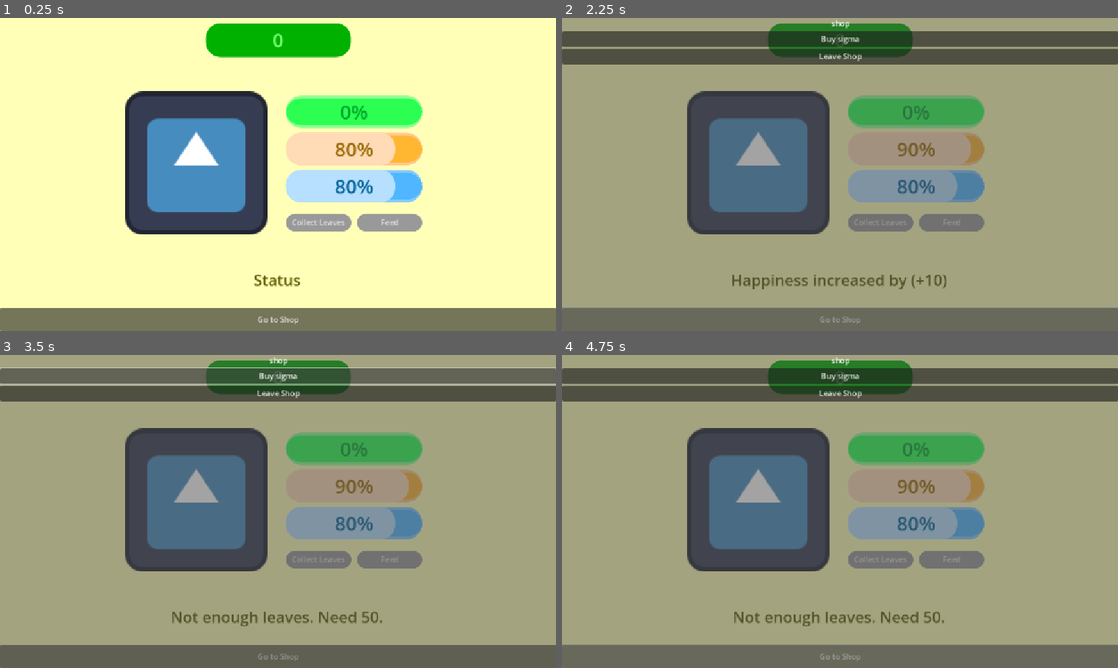
Above: before the commit, frames 1-4 (two rows, left to right).
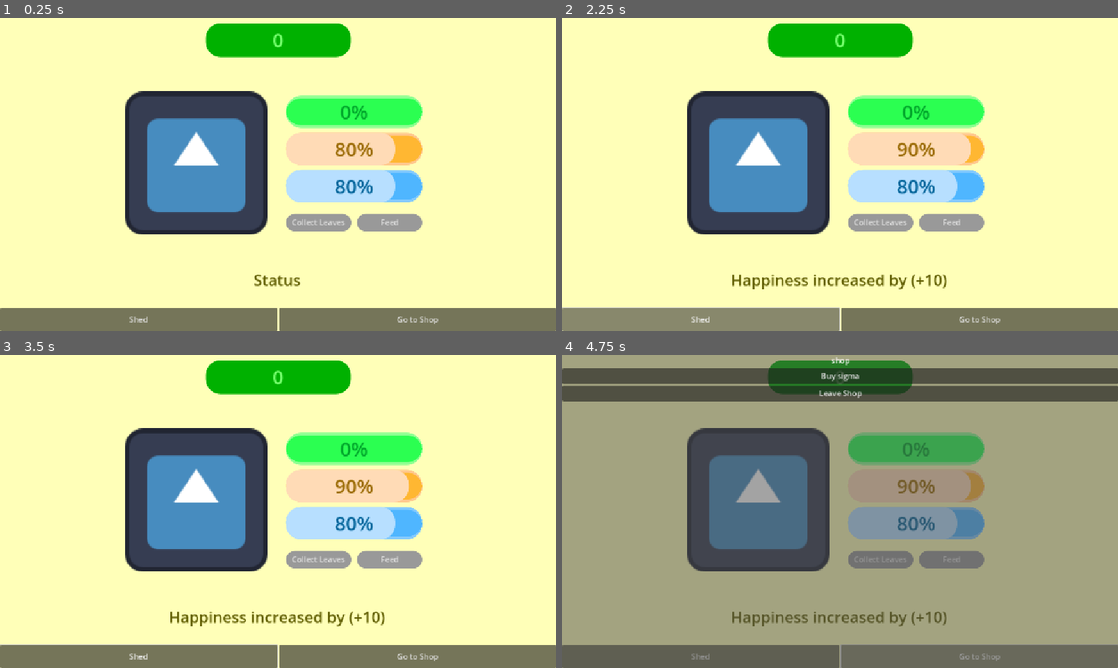
Above: after the commit, the same moments.

Repository: A-coder152/autumn-spirit
Game: Godot game, scene res://scenes/main.tscn
Same seed, same stepped clock (60 frames per second), same inputs: the game is played once before the commit and once after it. The engine's default icon, where the game draws it, is replaced by a stand-in: a white triangle on a blue panel in a dark square.
Inputs (mouse positions are in pixels of both pictures, inside the frame that each line leads up to):
- Up to frame 1 (0.25 s): no input
- Up to frame 2 (2.25 s): click "Collect Leaves" at 0.5 s; click "Feed" at 1.25 s; click (701, 318) at 2 s, where only the run after the commit has a clickable "Shed"
- Up to frame 3 (3.5 s): click (278, 376) at 2.75 s, where only the run before the commit has a clickable "Buy sigma"
- Up to frame 4 (4.75 s): click (840, 392) at 3.5 s, where only the run before the commit has a clickable "Leave Shop"; click "Go to Shop" at 4.25 s

The runs differ from the first frame. In frame 1, 0.2% of the frame differs, in the area x 23-79%, y 92-100%; in frame 2, 90%, in the area x 0-100%, y 0-100%; in frame 3, 87%; in frame 4, 0.9%.
Error before the commit: Invalid operands 'float' and 'Nil' in operator '-'. (res://scripts/GameManager.gd:103)
Error after the commit: Invalid operands 'float' and 'Nil' in operator '-'. (res://scripts/GameManager.gd:107)

Commit message:
shed regen things

Diff:
--- a/scenes/main.tscn
+++ b/scenes/main.tscn
@@ -68,24 +68,19 @@
 corner_radius_bottom_right = 20
 corner_radius_bottom_left = 20
 
-[node name="Node2D" type="Node2D"]
-
-[node name="ColorRect" type="ColorRect" parent="."]
-custom_minimum_size = Vector2(1152, 648)
-color = Color(1, 1, 0.721569, 1)
-
-[node name="leaf guy" type="Sprite2D" parent="."]
-position = Vector2(406, 300)
-scale = Vector2(2.3125, 2.3125)
-texture = ExtResource("1_o5qli")
-
-[node name="UI" type="Control" parent="."]
+[node name="UI" type="Control"]
 custom_minimum_size = Vector2(1152, 648)
 layout_mode = 3
 anchors_preset = 0
 script = ExtResource("2_0wfyh")
 
-[node name="topbar" type="HBoxContainer" parent="UI"]
+[node name="ColorRect" type="ColorRect" parent="."]
+custom_minimum_size = Vector2(1152, 648)
+offset_right = 1152.0
+offset_bottom = 648.0
+color = Color(1, 1, 0.721569, 1)
+
+[node name="topbar" type="HBoxContainer" parent="."]
 custom_minimum_size = Vector2(1152, 0)
 layout_mode = 0
 offset_top = 10.0
@@ -93,12 +88,12 @@
 offset_bottom = 80.0
 alignment = 1
 
-[node name="leaves" type="Panel" parent="UI/topbar"]
+[node name="leaves" type="Panel" parent="topbar"]
 custom_minimum_size = Vector2(300, 0)
 layout_mode = 2
 theme_override_styles/panel = SubResource("StyleBoxFlat_tipki")
 
-[node name="Label" type="Label" parent="UI/topbar/leaves"]
+[node name="Label" type="Label" parent="topbar/leaves"]
 layout_mode = 1
 anchors_preset = 15
 anchor_right = 1.0
@@ -111,7 +106,7 @@
 horizontal_alignment = 1
 vertical_alignment = 1
 
-[node name="vbox" type="VBoxContainer" parent="UI"]
+[node name="vbox" type="VBoxContainer" parent="."]
 layout_mode = 1
 anchors_preset = 15
 anchor_right = 1.0
@@ -124,10 +119,10 @@
 grow_vertical = 2
 theme_override_constants/separation = 10
 
-[node name="leafbar" type="HBoxContainer" parent="UI/vbox"]
-layout_mode = 2
-
-[node name="ProgressBar" type="ProgressBar" parent="UI/vbox/leafbar"]
+[node name="leafbar" type="HBoxContainer" parent="vbox"]
+layout_mode = 2
+
+[node name="ProgressBar" type="ProgressBar" parent="vbox/leafbar"]
 layout_mode = 2
 size_flags_horizontal = 3
 theme_override_colors/font_color = Color(0, 0.641147, 0.165371, 1)
@@ -137,10 +132,10 @@
 max_value = 300.0
 value = 50.0
 
-[node name="happiness" type="HBoxContainer" parent="UI/vbox"]
-layout_mode = 2
-
-[node name="ProgressBar" type="ProgressBar" parent="UI/vbox/happiness"]
+[node name="happiness" type="HBoxContainer" parent="vbox"]
+layout_mode = 2
+
+[node name="ProgressBar" type="ProgressBar" parent="vbox/happiness"]
 custom_minimum_size = Vector2(90, 0)
 layout_mode = 2
 size_flags_horizontal = 3
@@ -150,10 +145,10 @@
 theme_override_styles/fill = SubResource("StyleBoxFlat_jyhfs")
 value = 50.0
 
-[node name="Rest" type="HBoxContainer" parent="UI/vbox"]
-layout_mode = 2
-
-[node name="ProgressBar" type="ProgressBar" parent="UI/vbox/Rest"]
+[node name="Rest" type="HBoxContainer" parent="vbox"]
+layout_mode = 2
+
+[node name="ProgressBar" type="ProgressBar" parent="vbox/Rest"]
 layout_mode = 2
 size_flags_horizontal = 3
 theme_override_colors/font_color = Color(9.14484e-07, 0.388402, 0.600409, 1)
@@ -163,16 +158,16 @@
 theme_override_styles/fill = SubResource("StyleBoxFlat_sugp2")
 value = 50.0
 
-[node name="Control" type="Control" parent="UI/vbox"]
+[node name="Control" type="Control" parent="vbox"]
 layout_mode = 2
 size_flags_vertical = 3
 
-[node name="actions" type="HBoxContainer" parent="UI/vbox"]
+[node name="actions" type="HBoxContainer" parent="vbox"]
 custom_minimum_size = Vector2(0, 36)
 layout_mode = 2
 theme_override_constants/separation = 12
 
-[node name="collect" type="Button" parent="UI/vbox/actions"]
+[node name="collect" type="Button" parent="vbox/actions"]
 layout_mode = 2
 size_flags_horizontal = 3
 theme_override_styles/hover_pressed = SubResource("StyleBoxFlat_85g3d")
@@ -182,7 +177,7 @@
 text = "Collect Leaves
 "
 
-[node name="feed" type="Button" parent="UI/vbox/actions"]
+[node name="feed" type="Button" parent="vbox/actions"]
 layout_mode = 2
 size_flags_horizontal = 3
 theme_override_styles/hover_pressed = SubResource("StyleBoxFlat_85g3d")
@@ -191,7 +186,7 @@
 theme_override_styles/normal = SubResource("StyleBoxFlat_85g3d")
 text = "Feed"
 
-[node name="status" type="Label" parent="UI"]
+[node name="status" type="Label" parent="."]
 layout_mode = 2
 offset_left = 269.0
 offset_top = 517.0
@@ -203,20 +198,30 @@
 horizontal_alignment = 1
 vertical_alignment = 1
 
-[node name="bottombar" type="HBoxContainer" parent="UI"]
+[node name="bottombar" type="HBoxContainer" parent="."]
 custom_minimum_size = Vector2(1152, 0)
 layout_mode = 0
 offset_top = 600.0
 offset_right = 1152.0
 offset_bottom = 648.0
 
-[node name="shop" type="Button" parent="UI/bottombar"]
+[node name="shed" type="Button" parent="bottombar"]
+layout_mode = 2
+size_flags_horizontal = 3
+text = "Shed"
+
+[node name="shop" type="Button" parent="bottombar"]
 layout_mode = 2
 size_flags_horizontal = 3
 text = "Go to Shop
 "
 
-[node name="shop" type="Control" parent="UI"]
+[node name="leaf guy" type="Sprite2D" parent="."]
+position = Vector2(406, 300)
+scale = Vector2(2.3125, 2.3125)
+texture = ExtResource("1_o5qli")
+
+[node name="shop" type="Control" parent="."]
 visible = false
 layout_mode = 1
 anchors_preset = 15
@@ -225,7 +230,7 @@
 grow_horizontal = 2
 grow_vertical = 2
 
-[node name="ColorRect" type="ColorRect" parent="UI/shop"]
+[node name="ColorRect" type="ColorRect" parent="shop"]
 layout_mode = 1
 anchors_preset = 15
 anchor_right = 1.0
@@ -234,26 +239,43 @@
 grow_vertical = 2
 color = Color(0.294118, 0.294118, 0.294118, 0.513726)
 
-[node name="VBoxContainer" type="VBoxContainer" parent="UI/shop"]
-layout_mode = 1
-anchors_preset = 15
-anchor_right = 1.0
-anchor_bottom = 1.0
-grow_horizontal = 2
-grow_vertical = 2
-
-[node name="Label" type="Label" parent="UI/shop/VBoxContainer"]
+[node name="VBoxContainer" type="VBoxContainer" parent="shop"]
+layout_mode = 1
+anchors_preset = 15
+anchor_right = 1.0
+anchor_bottom = 1.0
+grow_horizontal = 2
+grow_vertical = 2
+
+[node name="Label" type="Label" parent="shop/VBoxContainer"]
 layout_mode = 2
 text = "shop"
 horizontal_alignment = 1
 
-[node name="Buy" type="Button" parent="UI/shop/VBoxContainer"]
+[node name="Buy" type="Button" parent="shop/VBoxContainer"]
 layout_mode = 2
 text = "Buy sigma"
 
-[node name="Leave" type="Button" parent="UI/shop/VBoxContainer"]
+[node name="Leave" type="Button" parent="shop/VBoxContainer"]
 layout_mode = 2
 text = "Leave Shop"
+
+[node name="shed" type="Control" parent="."]
+visible = false
+custom_minimum_size = Vector2(1152, 648)
+layout_mode = 2
+anchors_preset = 0
+offset_right = 40.0
+offset_bottom = 40.0
+
+[node name="ColorRect" type="ColorRect" parent="shed"]
+layout_mode = 1
+anchors_preset = 15
+anchor_right = 1.0
+anchor_bottom = 1.0
+grow_horizontal = 2
+grow_vertical = 2
+color = Color(0.189007, 0.0977894, 4.81308e-08, 1)
 
 [node name="Update" type="Timer" parent="."]
 autostart = true
@@ -262,5 +284,6 @@
 wait_time = 15.0
 autostart = true
 
-[connection signal="timeout" from="Update" to="UI" method="_on_generate_timeout"]
-[connection signal="timeout" from="Autosave" to="UI" method="_on_autosave_timeout"]
+[connection signal="pressed" from="bottombar/shed" to="." method="_on_shed_pressed"]
+[connection signal="timeout" from="Update" to="." method="_on_generate_timeout"]
+[connection signal="timeout" from="Autosave" to="." method="_on_autosave_timeout"]
--- a/scripts/GameManager.gd
+++ b/scripts/GameManager.gd
@@ -44,6 +44,8 @@
 	away_drain_per_minute = (data.get("away_drain_per_minute", 2.0))
 	max_leaves_per_minute = (data.get("max_leaves_per_minute", 10.0))
 	last_update = data.get("last_update", Time.get_unix_time_from_system())
+	environment = data.get("environment", "outside")
+	rest = data.get("rest", 80.0)
 	_notify_status("Welcome back")
 
 func _save() -> void:
@@ -54,7 +56,9 @@
 		"upgrade_unlocks": upgrade_unlocks,
 		"away_drain_per_minute": away_drain_per_minute,
 		"max_leaves_per_minute": max_leaves_per_minute,
-		"last_update": last_update
+		"last_update": last_update,
+		"rest": rest,
+		"environment": environment
 	}
 	Save.save_game(data)
 
--- a/scripts/ui.gd
+++ b/scripts/ui.gd
@@ -51,3 +51,8 @@
 
 func _on_generate_timeout() -> void:
 	GameManager.update_stuff()
+
+
+func _on_shed_pressed() -> void:
+	GameManager.environment = "shed" if GameManager.environment == "outside" else "outside"
+	GameManager._save()
